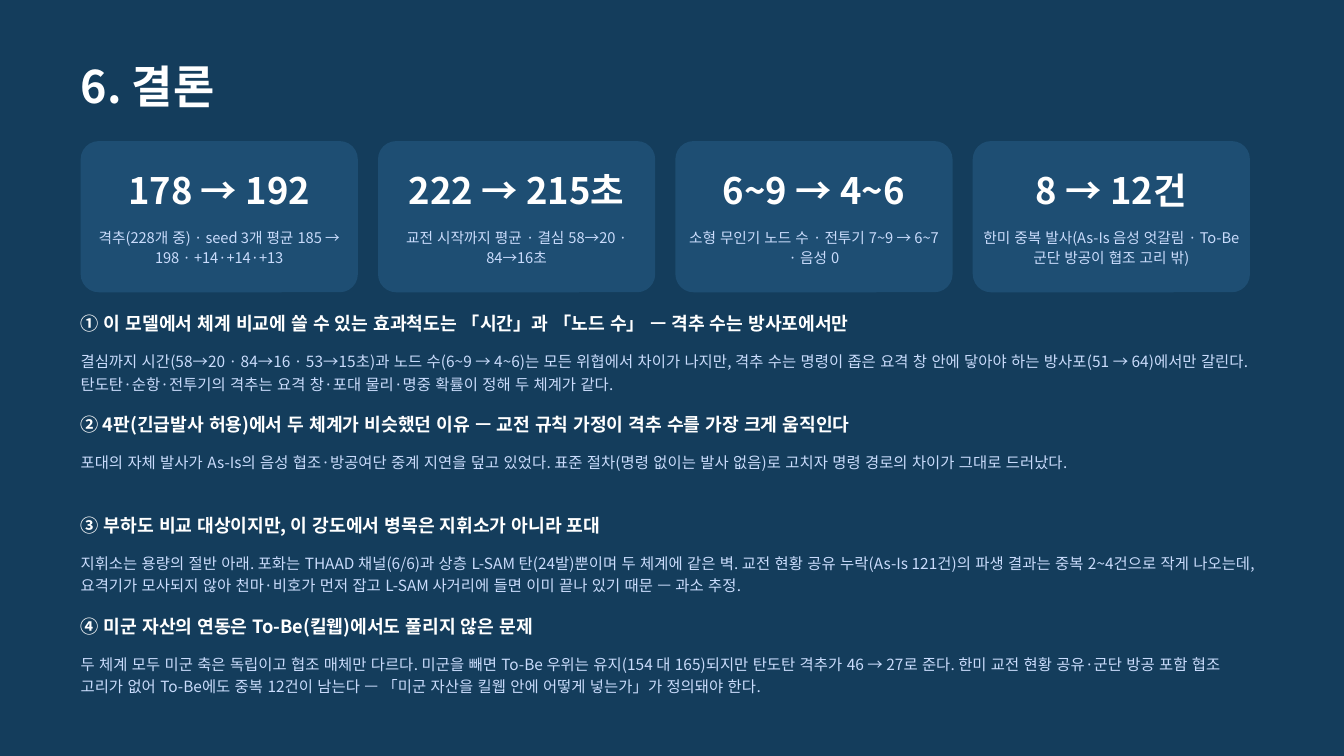
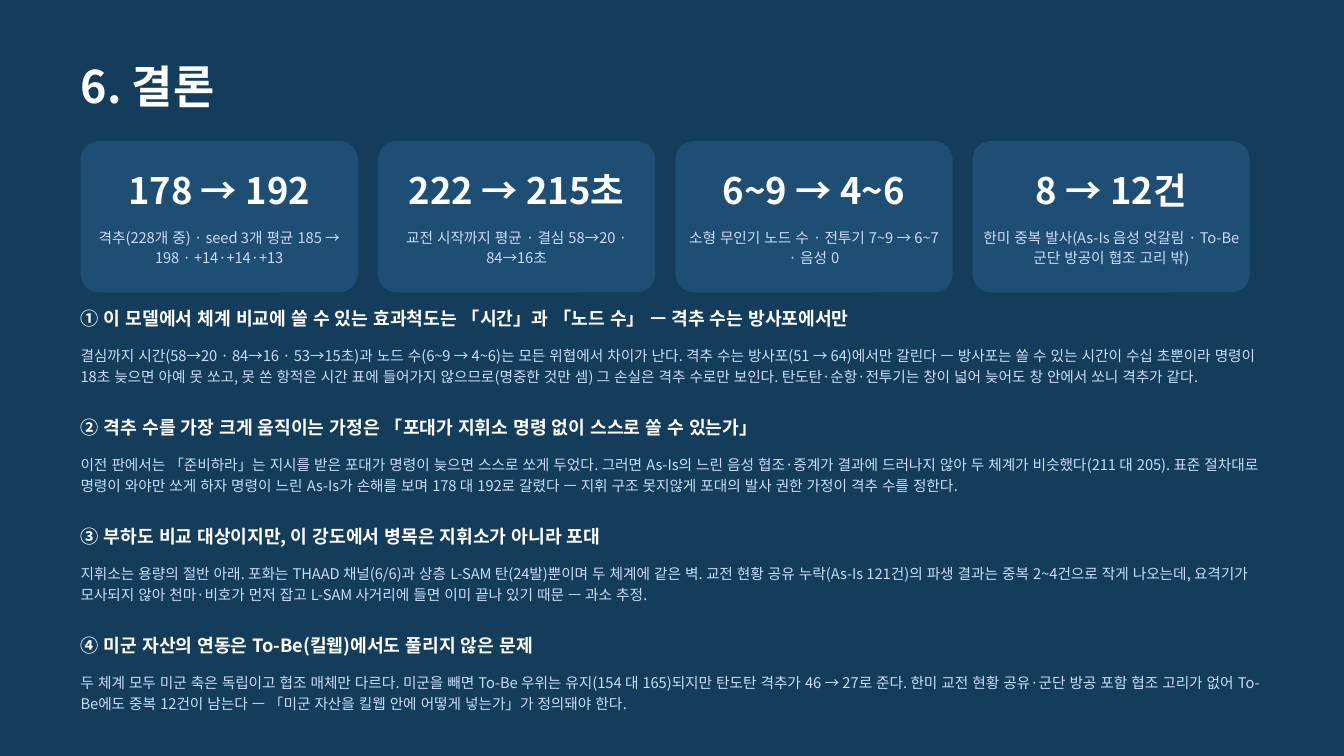
Before and after one commit to DaehyunY00/Air_Defense, a slide deck: slide 10 of K-JAMDS_효과척도_발표정리본.pptx. Drawn at 1344x756 pixels with LibreOffice and Linux fonts; fonts in the diff are those of the drawing. Boxes give left, top, right and bottom in pixels: in the first picture for what was removed or moved away, otherwise in the second. Text is boxed around its words. In the diff, an @@ line names an element or a change of style, - is before the commit and + after.

```diff
--- a/K-JAMDS_효과척도_발표정리본.pptx
+++ b/K-JAMDS_효과척도_발표정리본.pptx
@@ text "① 이 모델에서 체계 비교에 ...": place and size @@
-text "① 이 모델에서 체계 비교에 ..." at bbox=[81, 314, 848, 332]
+text "① 이 모델에서 체계 비교에 ..." at bbox=[81, 309, 848, 327]
@@ text at bbox=[81, 348, 1255, 385]: text changed; size 11 to 10.5 pt @@
-결심까지 시간(58→20 · 84→16 · 53→15초)과 노드 수(6~9 → 4~6)는 모든 위협에서 차이가 나지만, 격추 수는 명령이 좁은 요격 창 안에 닿아야 하는 방사포(51 → 64)에서만 갈린다. 탄도탄·순항·전투기의 격추는 요격 창·포대 물리·명중 확률이 정해 두 체계가 같다.
+결심까지 시간(58→20 · 84→16 · 53→15초)과 노드 수(6~9 → 4~6)는 모든 위협에서 차이가 난다. 격추 수는 방사포(51 → 64)에서만 갈린다 — 방사포는 쏠 수 있는 시간이 수십 초뿐이라 명령이 18초 늦으면 아예 못 쏘고, 못 쏜 항적은 시간 표에 들어가지 않으므로(명중한 것만 셈) 그 손실은 격추 수로만 보인다. 탄도탄·순항·전투기는 창이 넓어 늦어도 창 안에서 쏘니 격추가 같다.
@@ text at bbox=[81, 418, 757, 436]: text changed @@
-② 4판(긴급발사 허용)에서 두 체계가 비슷했던 이유 — 교전 규칙 가정이 격추 수를 가장 크게 움직인다
+② 격추 수를 가장 크게 움직이는 가정은 「포대가 지휘소 명령 없이 스스로 쏠 수 있는가」
@@ text at bbox=[81, 457, 1258, 492]: text changed; size 11 to 10.5 pt @@
-포대의 자체 발사가 As-Is의 음성 협조·방공여단 중계 지연을 덮고 있었다. 표준 절차(명령 없이는 발사 없음)로 고치자 명령 경로의 차이가 그대로 드러났다.
+이전 판에서는 「준비하라」는 지시를 받은 포대가 명령이 늦으면 스스로 쏘게 두었다. 그러면 As-Is의 느린 음성 협조·중계가 결과에 드러나지 않아 두 체계가 비슷했다(211 대 205). 표준 절차대로 명령이 와야만 쏘게 하자 명령이 느린 As-Is가 손해를 보며 178 대 192로 갈렸다 — 지휘 구조 못지않게 포대의 발사 권한 가정이 격추 수를 정한다.
@@ text "③ 부하도 비교 대상이지만, 이 ...": place and size @@
-text "③ 부하도 비교 대상이지만, 이 ..." at bbox=[81, 516, 600, 536]
+text "③ 부하도 비교 대상이지만, 이 ..." at bbox=[81, 527, 600, 547]
@@ text "지휘소는 용량의 절반 아래. 포화는 ...": place and size @@
-text "지휘소는 용량의 절반 아래. 포화는 ..." at bbox=[81, 556, 1254, 592]
+text "지휘소는 용량의 절반 아래. 포화는 ..." at bbox=[81, 567, 1248, 601]
@@ text "지휘소는 용량의 절반 아래. 포화는 ..." at bbox=[81, 567, 1248, 601]: size 11 to 10.5 pt @@
@@ text "④ 미군 자산의 연동은 To-Be(킬웹)에서도 ...": place and size @@
-text "④ 미군 자산의 연동은 To-Be(킬웹)에서도 ..." at bbox=[81, 617, 532, 637]
+text "④ 미군 자산의 연동은 To-Be(킬웹)에서도 ..." at bbox=[81, 636, 532, 656]
@@ text "두 체계 모두 미군 축은 ..." at bbox=[81, 675, 1260, 711]: size 11 to 10.5 pt @@
@@ text "두 체계 모두 미군 축은 ...": place and size @@
-text "두 체계 모두 미군 축은 ..." at bbox=[81, 657, 1220, 694]
+text "두 체계 모두 미군 축은 ..." at bbox=[81, 675, 1260, 711]
```
Also in this commit, not shown: 2 other files.
